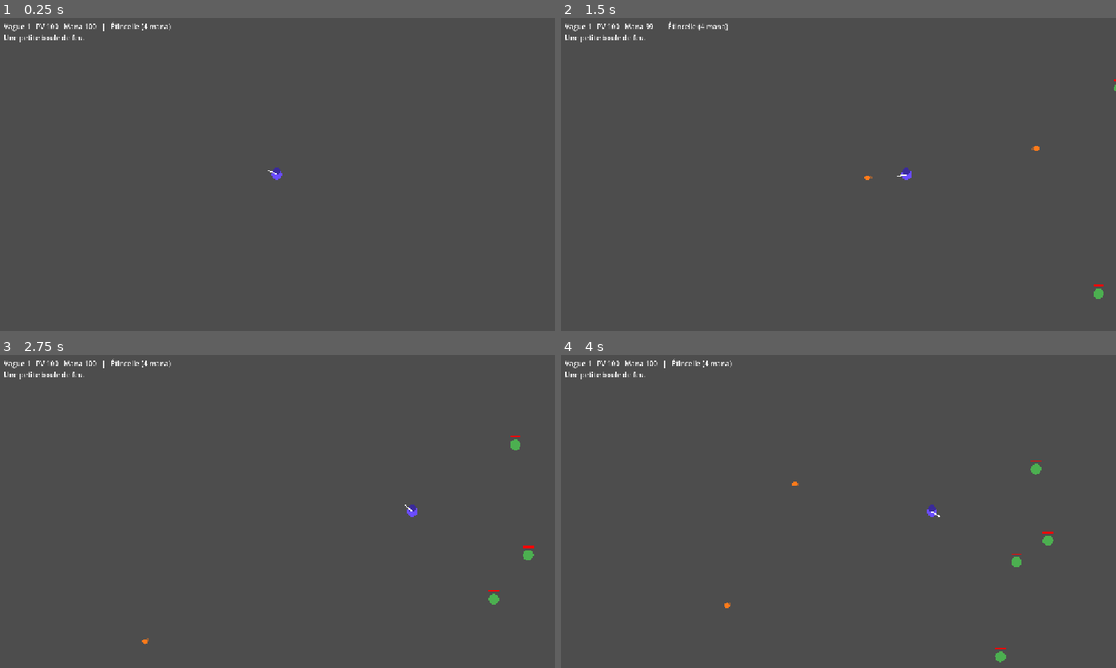
Above: before the commit, frames 1-4 (two rows, left to right).
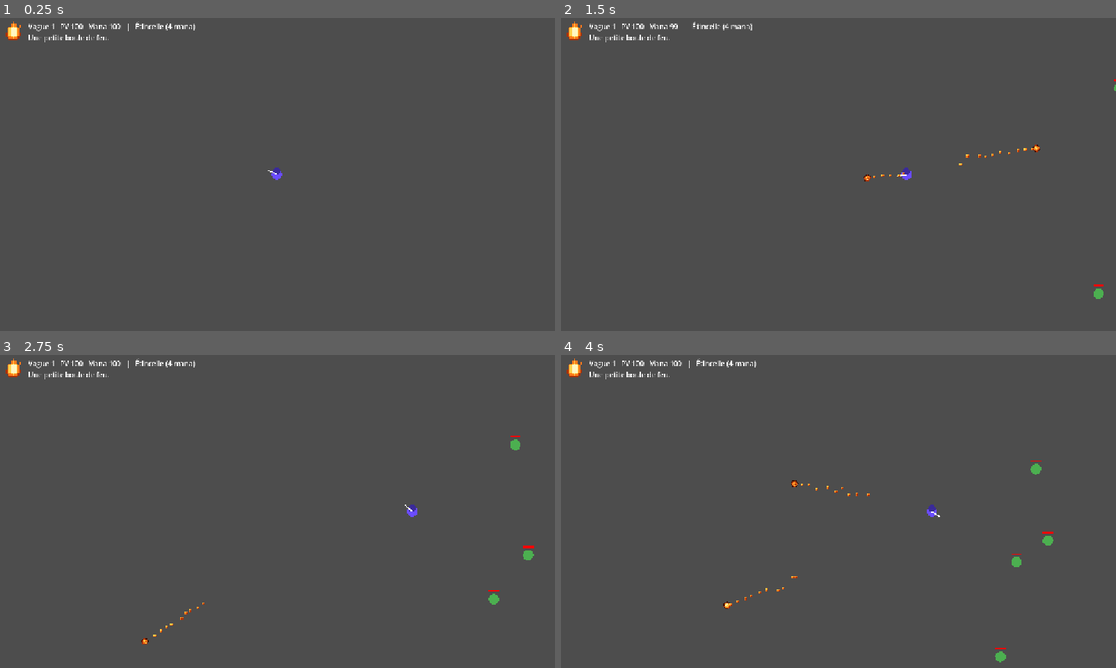
Above: after the commit, the same moments.

Repository: LeandreBl/octo-magic
Game: Godot game, scene res://game/main.tscn
Two runs of this game, one before a commit and one after it. Both use one fixed random seed, a clock stepped at 60 frames per second and the inputs below.
Inputs (mouse positions are in pixels of both pictures, inside the frame that each line leads up to):
- Up to frame 1 (0.25 s): no input
- Up to frame 2 (1.5 s): tap Enter at 0.5 s; move the mouse to (960, 158) at 0.52 s; hold Right (ui_right) 0.53-1.25 s; click (960, 158) at 0.67 s; drag from (727, 190) to (810, 237) at 1.27 s
- Up to frame 3 (2.75 s): move the mouse to (333, 442) at 2.02 s; hold Right (ui_right) from 2.03 s (still down)
- Up to frame 4 (4 s): release Right (ui_right) at 2.75 s; drag from (810, 574) to (672, 464) at 2.77 s; move the mouse to (1005, 558) at 3.52 s; hold Left (ui_left) from 3.53 s (still down)

The runs differ from the first frame. In frame 1, 0.6% of the frame differs, in the area x 0-36%, y 1-8%; in frame 2, 0.7%; in frame 3, 0.6%; in frame 4, 0.7%, in the area x 0-56%, y 1-82%.

Commit message:
Generate pixel art per spell: palette, animated sprites, particles, icon
Art is pixel grids inside the spell JSON, written by the forge with the
rest of the spell, sanitized and turned into nearest-filtered textures.
The base spell now comes from spell/examples.json.

Co-Authored-By: Claude Opus 5.5 <noreply@anthropic.com>

Diff:
--- a/game/main.gd
+++ b/game/main.gd
@@ -10,6 +10,7 @@
 var player: Node2D
 var wave := 0
 var hud: Label
+var hud_icon: TextureRect
 var scroll_panel: PanelContainer
 var word_edit: LineEdit
 var scroll_status: Label
@@ -31,7 +32,7 @@
 	var f := FileAccess.open(SAVE_PATH, FileAccess.READ)
 	if f:
 		return Spell.sanitize(JSON.parse_string(f.get_as_text()))
-	return Spell.sanitize(Spell.BASE)
+	return Spell.base()
 
 
 func _save_spell(s: Dictionary) -> void:
@@ -40,6 +41,7 @@
 
 func _process(_delta: float) -> void:
 	var s: Dictionary = player.spell
+	hud_icon.texture = SpellArt.texture(s.icon, s.palette)
 	hud.text = "Vague %d   PV %d   Mana %d   |   %s (%d mana)%s\n%s" % [
 		wave, player.hp, player.mana, s.name, player.mana_cost,
 		"  [" + " + ".join(s.words) + "]" if not s.words.is_empty() else "",
@@ -76,8 +78,13 @@
 	var layer := CanvasLayer.new()
 	layer.process_mode = Node.PROCESS_MODE_ALWAYS
 	add_child(layer)
+	hud_icon = TextureRect.new()
+	hud_icon.position = Vector2(12, 8)
+	hud_icon.stretch_mode = TextureRect.STRETCH_SCALE
+	hud_icon.size = Vector2(48, 48)
+	layer.add_child(hud_icon)
 	hud = Label.new()
-	hud.position = Vector2(12, 8)
+	hud.position = Vector2(68, 8)
 	layer.add_child(hud)
 
 	scroll_panel = PanelContainer.new()
--- a/game/player.gd
+++ b/game/player.gd
@@ -87,7 +87,7 @@
 	if fire and cooldown <= 0.0 and mana >= mana_cost:
 		mana -= mana_cost
 		cooldown = spell.cooldown
-		SpellBody.cast(spell.emit, global_position + aim * radius, aim, self, Color.html(spell.color), get_parent())
+		SpellBody.cast(spell.emit, global_position + aim * radius, aim, self, spell, get_parent())
 	queue_redraw()
 
 
--- a/spell/examples.json
+++ b/spell/examples.json
@@ -1,79 +1,525 @@
 [
-  {
-    "name": "Étincelle", "description": "Une petite boule de feu.", "element": "fire", "color": "#ff7a1a",
-    "cooldown": 0.35, "words": [],
-    "emit": {"pattern": "aim", "count": 1, "spread": 0, "burst_delay": 0,
-      "body": {"shape": "bolt", "speed": 520, "size": 6, "lifetime": 1.2, "pierce": 0, "bounce": 0, "motion": [],
-        "on_hit": [{"type": "damage", "amount": 10, "radius": 0}], "on_expire": [], "tick_interval": 0.5, "on_tick": []}}
+ {
+  "name": "Étincelle",
+  "description": "Une petite boule de feu.",
+  "element": "fire",
+  "color": "#ff7a1a",
+  "cooldown": 0.35,
+  "words": [],
+  "emit": {
+   "pattern": "aim",
+   "count": 1,
+   "spread": 0,
+   "burst_delay": 0,
+   "body": {
+    "shape": "bolt",
+    "speed": 520,
+    "size": 6,
+    "lifetime": 1.2,
+    "pierce": 0,
+    "bounce": 0,
+    "motion": [],
+    "on_hit": [
+     {
+      "type": "damage",
+      "amount": 10,
+      "radius": 0
+     }
+    ],
+    "on_expire": [],
+    "tick_interval": 0.5,
+    "on_tick": [],
+    "sprite": [
+     [
+      "..0110..",
+      ".012210.",
+      "01233210",
+      "12344321",
+      "12344321",
+      "01233210",
+      ".012210.",
+      "..0110.."
+     ],
+     [
+      "..0110..",
+      ".012210.",
+      "01234210",
+      "12343321",
+      "12334321",
+      "01243210",
+      ".012210.",
+      "..0110.."
+     ]
+    ],
+    "particle": [
+     "32",
+     "21"
+    ]
+   }
   },
-  {
-    "name": "Étincelle orageuse", "description": "L'étincelle saute d'ennemi en ennemi et les paralyse.", "element": "lightning", "color": "#ffe14d",
-    "cooldown": 0.45, "words": ["tempête"],
-    "emit": {"pattern": "aim", "count": 1, "spread": 0, "burst_delay": 0,
-      "body": {"shape": "bolt", "speed": 900, "size": 5, "lifetime": 1.5, "pierce": 0, "bounce": 4, "motion": [],
-        "on_hit": [{"type": "damage", "amount": 8, "radius": 0}, {"type": "status", "status": "stun", "power": 1, "duration": 0.4, "radius": 0}],
-        "on_expire": [], "tick_interval": 0.5, "on_tick": []}}
+  "palette": [
+   "#3b1203",
+   "#a8320a",
+   "#ff7a1a",
+   "#ffd24a",
+   "#fff6c2"
+  ],
+  "icon": [
+   ".....2......",
+   "....232.....",
+   "....232..2..",
+   "...23432.2..",
+   "..2344432...",
+   "..2344432...",
+   ".123444321..",
+   ".123444321..",
+   ".12234321...",
+   "..1223221...",
+   "...11111....",
+   "............"
+  ]
+ },
+ {
+  "name": "Étincelle orageuse",
+  "description": "L'étincelle saute d'ennemi en ennemi et les paralyse.",
+  "element": "lightning",
+  "color": "#ffe14d",
+  "cooldown": 0.45,
+  "words": [
+   "tempête"
+  ],
+  "emit": {
+   "pattern": "aim",
+   "count": 1,
+   "spread": 0,
+   "burst_delay": 0,
+   "body": {
+    "shape": "bolt",
+    "speed": 900,
+    "size": 5,
+    "lifetime": 1.5,
+    "pierce": 0,
+    "bounce": 4,
+    "motion": [],
+    "on_hit": [
+     {
+      "type": "damage",
+      "amount": 8,
+      "radius": 0
+     },
+     {
+      "type": "status",
+      "status": "stun",
+      "power": 1,
+      "duration": 0.4,
+      "radius": 0
+     }
+    ],
+    "on_expire": [],
+    "tick_interval": 0.5,
+    "on_tick": [],
+    "sprite": [
+     [
+      "..2.....",
+      ".232.2..",
+      "23332332",
+      ".2..232."
+     ],
+     [
+      ".....2..",
+      "..2.232.",
+      "23323332",
+      ".232..2."
+     ]
+    ],
+    "particle": [
+     "3"
+    ]
+   }
   },
-  {
-    "name": "Étincelle vampire", "description": "Une boule rouge qui traque sa proie et rend la vie volée.", "element": "arcane", "color": "#c2185b",
-    "cooldown": 0.4, "words": ["vampire"],
-    "emit": {"pattern": "aim", "count": 1, "spread": 0, "burst_delay": 0,
-      "body": {"shape": "bolt", "speed": 420, "size": 7, "lifetime": 2.0, "pierce": 0, "bounce": 0, "motion": [{"type": "homing", "strength": 1.5}],
-        "on_hit": [{"type": "damage", "amount": 9, "radius": 0}, {"type": "heal", "amount": 2}], "on_expire": [], "tick_interval": 0.5, "on_tick": []}}
-  },
-  {
-    "name": "Feu d'artifice", "description": "La boule explose en une gerbe d'étincelles.", "element": "fire", "color": "#ff4081",
-    "cooldown": 0.8, "words": ["fête"],
-    "emit": {"pattern": "aim", "count": 1, "spread": 0, "burst_delay": 0,
-      "body": {"shape": "bolt", "speed": 380, "size": 8, "lifetime": 0.6, "pierce": 0, "bounce": 0, "motion": [],
-        "on_hit": [{"type": "damage", "amount": 6, "radius": 0}],
-        "on_expire": [{"type": "cast", "emit": {"pattern": "radial", "count": 8, "spread": 0, "burst_delay": 0,
-          "body": {"shape": "bolt", "speed": 300, "size": 4, "lifetime": 0.5, "pierce": 0, "bounce": 0, "motion": [],
-            "on_hit": [], "on_expire": [{"type": "damage", "amount": 5, "radius": 30}], "tick_interval": 0.5, "on_tick": []}}}],
-        "tick_interval": 0.5, "on_tick": []}}
-  },
-  {
-    "name": "Blizzard", "description": "Un éclat de glace qui laisse une tempête de neige gelante.", "element": "ice", "color": "#80d8ff",
-    "cooldown": 1.5, "words": ["hiver"],
-    "emit": {"pattern": "nearest", "count": 1, "spread": 0, "burst_delay": 0,
-      "body": {"shape": "bolt", "speed": 600, "size": 6, "lifetime": 0.4, "pierce": 0, "bounce": 0, "motion": [],
-        "on_hit": [], "on_expire": [{"type": "cast", "emit": {"pattern": "aim", "count": 1, "spread": 0, "burst_delay": 0,
-          "body": {"shape": "zone", "speed": 0, "size": 90, "lifetime": 3, "pierce": 0, "bounce": 0, "motion": [],
-            "on_hit": [], "on_expire": [], "tick_interval": 0.5,
-            "on_tick": [{"type": "damage", "amount": 3, "radius": 0}, {"type": "status", "status": "slow", "power": 2, "duration": 0.6, "radius": 0}]}}}],
-        "tick_interval": 0.5, "on_tick": []}}
-  },
-  {
-    "name": "Couronne de flammes", "description": "Trois flammes tournent autour du mage.", "element": "fire", "color": "#ff9100",
-    "cooldown": 3, "words": ["couronne"],
-    "emit": {"pattern": "radial", "count": 3, "spread": 0, "burst_delay": 0,
-      "body": {"shape": "bolt", "speed": 110, "size": 9, "lifetime": 4, "pierce": 20, "bounce": 0, "motion": [{"type": "orbit", "strength": 1}],
-        "on_hit": [{"type": "damage", "amount": 6, "radius": 0}, {"type": "status", "status": "burn", "power": 3, "duration": 2, "radius": 0}],
-        "on_expire": [], "tick_interval": 0.5, "on_tick": []}}
-  },
-  {
-    "name": "Trou noir", "description": "Une sphère lente qui aspire les ennemis puis implose.", "element": "arcane", "color": "#7c4dff",
-    "cooldown": 4, "words": ["vide"],
-    "emit": {"pattern": "aim", "count": 1, "spread": 0, "burst_delay": 0,
-      "body": {"shape": "bolt", "speed": 90, "size": 14, "lifetime": 2.5, "pierce": 20, "bounce": 0, "motion": [],
-        "on_hit": [{"type": "damage", "amount": 2, "radius": 0}],
-        "on_expire": [{"type": "damage", "amount": 40, "radius": 90}], "tick_interval": 0.2,
-        "on_tick": [{"type": "knockback", "force": -250, "radius": 160}]}}
-  },
-  {
-    "name": "Rafale serpentine", "description": "Une salve de traits qui ondulent et reviennent comme des boomerangs.", "element": "poison", "color": "#76ff03",
-    "cooldown": 0.9, "words": ["serpent", "retour"],
-    "emit": {"pattern": "aim", "count": 3, "spread": 30, "burst_delay": 0.08,
-      "body": {"shape": "bolt", "speed": 450, "size": 5, "lifetime": 1.6, "pierce": 2, "bounce": 0,
-        "motion": [{"type": "wave", "strength": 1.5}, {"type": "boomerang", "strength": 1}],
-        "on_hit": [{"type": "damage", "amount": 4, "radius": 0}, {"type": "status", "status": "poison", "power": 4, "duration": 3, "radius": 0}],
-        "on_expire": [], "tick_interval": 0.5, "on_tick": []}}
-  },
-  {
-    "name": "Comète", "description": "Un projectile qui accélère et repousse tout sur son passage.", "element": "physical", "color": "#bdbdbd",
-    "cooldown": 0.7, "words": ["comète"],
-    "emit": {"pattern": "aim", "count": 1, "spread": 0, "burst_delay": 0,
-      "body": {"shape": "bolt", "speed": 150, "size": 10, "lifetime": 1.5, "pierce": 5, "bounce": 0, "motion": [{"type": "accelerate", "strength": 3}],
-        "on_hit": [{"type": "damage", "amount": 12, "radius": 0}, {"type": "knockback", "force": 500, "radius": 0}], "on_expire": [], "tick_interval": 0.5, "on_tick": []}}
-  }
+  "palette": [
+   "#2a2a60",
+   "#4d7cff",
+   "#ffe14d",
+   "#ffffff"
+  ],
+  "icon": [
+   "......22....",
+   ".....232....",
+   "....232.....",
+   "...2332.....",
+   "..2333222...",
+   "...2223332..",
+   ".....2332...",
+   "....232.....",
+   "...232......",
+   "..22........",
+   "............",
+   "............"
+  ]
+ },
+ {
+  "name": "Étincelle vampire",
+  "description": "Une boule rouge qui traque sa proie et rend la vie volée.",
+  "element": "arcane",
+  "color": "#c2185b",
+  "cooldown": 0.4,
+  "words": [
+   "vampire"
+  ],
+  "emit": {
+   "pattern": "aim",
+   "count": 1,
+   "spread": 0,
+   "burst_delay": 0,
+   "body": {
+    "shape": "bolt",
+    "speed": 420,
+    "size": 7,
+    "lifetime": 2.0,
+    "pierce": 0,
+    "bounce": 0,
+    "motion": [
+     {
+      "type": "homing",
+      "strength": 1.5
+     }
+    ],
+    "on_hit": [
+     {
+      "type": "damage",
+      "amount": 9,
+      "radius": 0
+     },
+     {
+      "type": "heal",
+      "amount": 2
+     }
+    ],
+    "on_expire": [],
+    "tick_interval": 0.5,
+    "on_tick": []
+   }
+  }
+ },
+ {
+  "name": "Feu d'artifice",
+  "description": "La boule explose en une gerbe d'étincelles.",
+  "element": "fire",
+  "color": "#ff4081",
+  "cooldown": 0.8,
+  "words": [
+   "fête"
+  ],
+  "emit": {
+   "pattern": "aim",
+   "count": 1,
+   "spread": 0,
+   "burst_delay": 0,
+   "body": {
+    "shape": "bolt",
+    "speed": 380,
+    "size": 8,
+    "lifetime": 0.6,
+    "pierce": 0,
+    "bounce": 0,
+    "motion": [],
+    "on_hit": [
+     {
+      "type": "damage",
+      "amount": 6,
+      "radius": 0
+     }
+    ],
+    "on_expire": [
+     {
+      "type": "cast",
+      "emit": {
+       "pattern": "radial",
+       "count": 8,
+       "spread": 0,
+       "burst_delay": 0,
+       "body": {
+        "shape": "bolt",
+        "speed": 300,
+        "size": 4,
+        "lifetime": 0.5,
+        "pierce": 0,
+        "bounce": 0,
+        "motion": [],
+        "on_hit": [],
+        "on_expire": [
+         {
+          "type": "damage",
+          "amount": 5,
+          "radius": 30
+         }
+        ],
+        "tick_interval": 0.5,
+        "on_tick": []
+       }
+      }
+     }
+    ],
+    "tick_interval": 0.5,
+    "on_tick": []
+   }
+  }
+ },
+ {
+  "name": "Blizzard",
+  "description": "Un éclat de glace qui laisse une tempête de neige gelante.",
+  "element": "ice",
+  "color": "#80d8ff",
+  "cooldown": 1.5,
+  "words": [
+   "hiver"
+  ],
+  "emit": {
+   "pattern": "nearest",
+   "count": 1,
+   "spread": 0,
+   "burst_delay": 0,
+   "body": {
+    "shape": "bolt",
+    "speed": 600,
+    "size": 6,
+    "lifetime": 0.4,
+    "pierce": 0,
+    "bounce": 0,
+    "motion": [],
+    "on_hit": [],
+    "on_expire": [
+     {
+      "type": "cast",
+      "emit": {
+       "pattern": "aim",
+       "count": 1,
+       "spread": 0,
+       "burst_delay": 0,
+       "body": {
+        "shape": "zone",
+        "speed": 0,
+        "size": 90,
+        "lifetime": 3,
+        "pierce": 0,
+        "bounce": 0,
+        "motion": [],
+        "on_hit": [],
+        "on_expire": [],
+        "tick_interval": 0.5,
+        "on_tick": [
+         {
+          "type": "damage",
+          "amount": 3,
+          "radius": 0
+         },
+         {
+          "type": "status",
+          "status": "slow",
+          "power": 2,
+          "duration": 0.6,
+          "radius": 0
+         }
+        ]
+       }
+      }
+     }
+    ],
+    "tick_interval": 0.5,
+    "on_tick": []
+   }
+  }
+ },
+ {
+  "name": "Couronne de flammes",
+  "description": "Trois flammes tournent autour du mage.",
+  "element": "fire",
+  "color": "#ff9100",
+  "cooldown": 3,
+  "words": [
+   "couronne"
+  ],
+  "emit": {
+   "pattern": "radial",
+   "count": 3,
+   "spread": 0,
+   "burst_delay": 0,
+   "body": {
+    "shape": "bolt",
+    "speed": 110,
+    "size": 9,
+    "lifetime": 4,
+    "pierce": 20,
+    "bounce": 0,
+    "motion": [
+     {
+      "type": "orbit",
+      "strength": 1
+     }
+    ],
+    "on_hit": [
+     {
+      "type": "damage",
+      "amount": 6,
+      "radius": 0
+     },
+     {
+      "type": "status",
+      "status": "burn",
+      "power": 3,
+      "duration": 2,
+      "radius": 0
+     }
+    ],
+    "on_expire": [],
+    "tick_interval": 0.5,
+    "on_tick": []
+   }
+  }
+ },
+ {
+  "name": "Trou noir",
+  "description": "Une sphère lente qui aspire les ennemis puis implose.",
+  "element": "arcane",
+  "color": "#7c4dff",
+  "cooldown": 4,
+  "words": [
+   "vide"
+  ],
+  "emit": {
+   "pattern": "aim",
+   "count": 1,
+   "spread": 0,
+   "burst_delay": 0,
+   "body": {
+    "shape": "bolt",
+    "speed": 90,
+    "size": 14,
+    "lifetime": 2.5,
+    "pierce": 20,
+    "bounce": 0,
+    "motion": [],
+    "on_hit": [
+     {
+      "type": "damage",
+      "amount": 2,
+      "radius": 0
+     }
+    ],
+    "on_expire": [
+     {
+      "type": "damage",
+      "amount": 40,
+      "radius": 90
+     }
+    ],
+    "tick_interval": 0.2,
+    "on_tick": [
+     {
+      "type": "knockback",
+      "force": -250,
+      "radius": 160
+     }
+    ]
+   }
+  }
+ },
+ {
+  "name": "Rafale serpentine",
+  "description": "Une salve de traits qui ondulent et reviennent comme des boomerangs.",
+  "element": "poison",
+  "color": "#76ff03",
+  "cooldown": 0.9,
+  "words": [
+   "serpent",
+   "retour"
+  ],
+  "emit": {
+   "pattern": "aim",
+   "count": 3,
+   "spread": 30,
+   "burst_delay": 0.08,
+   "body": {
+    "shape": "bolt",
+    "speed": 450,
+    "size": 5,
+    "lifetime": 1.6,
+    "pierce": 2,
+    "bounce": 0,
+    "motion": [
+     {
+      "type": "wave",
+      "strength": 1.5
+     },
+     {
+      "type": "boomerang",
+      "strength": 1
+     }
+    ],
+    "on_hit": [
+     {
+      "type": "damage",
+      "amount": 4,
+      "radius": 0
+     },
+     {
+      "type": "status",
+      "status": "poison",
+      "power": 4,
+      "duration": 3,
+      "radius": 0
+     }
+    ],
+    "on_expire": [],
+    "tick_interval": 0.5,
+    "on_tick": []
+   }
+  }
+ },
+ {
+  "name": "Comète",
+  "description": "Un projectile qui accélère et repousse tout sur son passage.",
+  "element": "physical",
+  "color": "#bdbdbd",
+  "cooldown": 0.7,
+  "words": [
+   "comète"
+  ],
+  "emit": {
+   "pattern": "aim",
+   "count": 1,
+   "spread": 0,
+   "burst_delay": 0,
+   "body": {
+    "shape": "bolt",
+    "speed": 150,
+    "size": 10,
+    "lifetime": 1.5,
+    "pierce": 5,
+    "bounce": 0,
+    "motion": [
+     {
+      "type": "accelerate",
+      "strength": 3
+     }
+    ],
+    "on_hit": [
+     {
+      "type": "damage",
+      "amount": 12,
+      "radius": 0
+     },
+     {
+      "type": "knockback",
+      "force": 500,
+      "radius": 0
+     }
+    ],
+    "on_expire": [],
+    "tick_interval": 0.5,
+    "on_tick": []
+   }
+  }
+ }
 ]
--- a/spell/spell.gd
+++ b/spell/spell.gd
@@ -12,24 +12,11 @@
 const MOTIONS := ["homing", "wave", "accelerate", "boomerang", "orbit"]
 const STATUSES := ["burn", "poison", "slow", "freeze", "stun"]
 const EFFECTS := ["damage", "status", "knockback", "heal", "cast"]
+const PIXELS := ".01234567"  # sprite grid chars: transparent, palette index
 
-const BASE := {
-	"name": "Étincelle",
-	"description": "Une petite boule de feu.",
-	"element": "fire",
-	"color": "#ff7a1a",
-	"cooldown": 0.35,
-	"words": [],
-	"emit": {
-		"pattern": "aim", "count": 1, "spread": 0.0, "burst_delay": 0.0,
-		"body": {
-			"shape": "bolt", "speed": 520.0, "size": 6.0, "lifetime": 1.2,
-			"pierce": 0, "bounce": 0, "motion": [],
-			"on_hit": [{"type": "damage", "amount": 10.0, "radius": 0.0}],
-			"on_expire": [], "tick_interval": 0.5, "on_tick": [],
-		},
-	},
-}
+## The starting spell is the first example (spell/examples.json).
+static func base() -> Dictionary:
+	return sanitize(JSON.parse_string(FileAccess.get_file_as_string("res://spell/examples.json"))[0])
 
 
 # --- sanitize: never trust spell data (AI output, save files) ---------------
@@ -46,6 +33,8 @@
 		"color": _color(s.get("color")),
 		"cooldown": _num(s.get("cooldown"), 0.5, 0.08, 5.0),
 		"words": words.slice(0, 20),
+		"palette": _palette(s.get("palette")),
+		"icon": _grid(s.get("icon"), 24),
 		"emit": _emit(s.get("emit"), 0),
 	}
 
@@ -82,6 +71,8 @@
 		"on_expire": _effects(b.get("on_expire"), depth),
 		"tick_interval": _num(b.get("tick_interval"), 0.5, 0.1, 5.0),
 		"on_tick": _effects(b.get("on_tick"), depth),
+		"sprite": _frames(b.get("sprite")),
+		"particle": _grid(b.get("particle"), 8),
 	}
 
 
@@ -106,6 +97,36 @@
 				if depth < MAX_DEPTH:
 					out.append({"type": "cast", "emit": _emit(f.get("emit"), depth + 1)})
 	return out
+
+
+static func _palette(v: Variant) -> Array:
+	var out: Array = []
+	for c in _arr(v).slice(0, 8):
+		out.append(_color(c))
+	return out
+
+
+static func _frames(v: Variant) -> Array:
+	var out: Array = []
+	for f in _arr(v).slice(0, 4):
+		var g := _grid(f, 16)
+		if not g.is_empty():
+			out.append(g)
+	return out
+
+
+## A pixel grid: rows of PIXELS chars, at most size x size. Bad chars become
+## transparent; an all-transparent grid is dropped (the engine draws a default).
+static func _grid(v: Variant, size: int) -> Array:
+	var rows: Array = []
+	var visible := false
+	for r in _arr(v).slice(0, size):
+		var row := ""
+		for ch in str(r).substr(0, size):
+			row += ch if ch in PIXELS else "."
+		visible = visible or row.replace(".", "") != ""
+		rows.append(row)
+	return rows if visible else []
 
 
 static func _arr(v: Variant) -> Array:
--- /dev/null
+++ b/spell/spell_art.gd
@@ -0,0 +1,33 @@
+class_name SpellArt
+## Turns the pixel grids of a spell (sprite frames, particle, icon) into
+## textures. Pixels stay sharp: the project filters textures with "nearest".
+
+const PIXEL := 3  # on-screen size of one art pixel, at 1280x720
+
+static var _cache := {}
+
+
+static func texture(grid: Array, palette: Array) -> Texture2D:
+	if grid.is_empty():
+		return null
+	var key := str(grid) + str(palette)
+	if _cache.has(key):
+		return _cache[key]
+	var w := 0
+	for row in grid:
+		w = maxi(w, row.length())
+	var img := Image.create_empty(w, grid.size(), false, Image.FORMAT_RGBA8)
+	for y in grid.size():
+		var row: String = grid[y]
+		for x in row.length():
+			var i := Spell.PIXELS.find(row[x]) - 1
+			if i >= 0 and i < palette.size():
+				img.set_pixel(x, y, Color.html(palette[i]))
+	var tex := ImageTexture.create_from_image(img)
+	_cache[key] = tex
+	return tex
+
+
+## Integer scale so the art covers about `diameter` screen pixels.
+static func scale_for(tex: Texture2D, diameter: float) -> int:
+	return maxi(1, roundi(diameter / maxf(tex.get_width(), tex.get_height())))
--- a/spell/spell_body.gd
+++ b/spell/spell_body.gd
@@ -7,7 +7,10 @@
 
 var body: Dictionary
 var caster: Node2D
+var spell: Dictionary  # the whole spell: color and palette for the art
 var color: Color
+var frames: Array[Texture2D] = []
+var art_scale := 1
 var dir := Vector2.RIGHT
 var speed := 0.0
 var age := 0.0
@@ -20,7 +23,7 @@
 
 
 ## Emit an "emit" dict from pos toward dir. Bursts are spread over time.
-static func cast(emit: Dictionary, pos: Vector2, aim: Vector2, owner_node: Node2D, col: Color, world: Node) -> void:
+static func cast(emit: Dictionary, pos: Vector2, aim: Vector2, owner_node: Node2D, spell: Dictionary, world: Node) -> void:
 	var dirs := _directions(emit, pos, aim, world)
 	for i in dirs.size():
 		if i > 0 and emit.burst_delay > 0.0:
@@ -30,7 +33,7 @@
 		var b := SpellBody.new()
 		b.body = emit.body
 		b.caster = owner_node
-		b.color = col
+		b.spell = spell
 		b.dir = dirs[i]
 		b.position = pos
 		world.add_child(b)
@@ -75,6 +78,25 @@
 	pierce_left = body.pierce
 	bounce_left = body.bounce
 	origin = position
+	color = Color.html(spell.color)
+	for f in body.sprite:
+		frames.append(SpellArt.texture(f, spell.palette))
+	if not frames.is_empty():
+		art_scale = SpellArt.scale_for(frames[0], body.size * 2.0)
+	var dot := SpellArt.texture(body.particle, spell.palette)
+	if dot:
+		var p := CPUParticles2D.new()
+		p.texture = dot
+		p.amount = 10
+		p.lifetime = 0.35
+		p.local_coords = false
+		p.gravity = Vector2.ZERO
+		p.spread = 180.0
+		p.initial_velocity_min = 10.0
+		p.initial_velocity_max = 40.0
+		p.scale_amount_min = SpellArt.PIXEL
+		p.scale_amount_max = SpellArt.PIXEL
+		add_child(p)
 
 
 func _physics_process(delta: float) -> void:
@@ -155,7 +177,7 @@
 				if is_instance_valid(caster):
 					caster.heal(f.amount)
 			"cast":
-				SpellBody.cast(f.emit, pos, dir, caster, color, get_parent())
+				SpellBody.cast(f.emit, pos, dir, caster, spell, get_parent())
 			_:
 				for e in _targets(f.get("radius", 0.0), pos, target):
 					match f.type:
@@ -178,7 +200,12 @@
 
 
 func _draw() -> void:
-	if body.shape == "zone":
+	if not frames.is_empty():
+		var tex: Texture2D = frames[int(age * 8.0) % frames.size()]
+		var rot := dir.angle() if body.shape == "bolt" else 0.0
+		draw_set_transform(Vector2.ZERO, rot, Vector2.ONE * art_scale)
+		draw_texture(tex, -tex.get_size() / 2.0)
+	elif body.shape == "zone":
 		draw_circle(Vector2.ZERO, body.size, Color(color, 0.25))
 		draw_arc(Vector2.ZERO, body.size, 0, TAU, 32, color, 2.0)
 	else:
--- a/tests/test_spell.gd
+++ b/tests/test_spell.gd
@@ -27,6 +27,17 @@
 	check(Spell.sanitize(null).emit.body.shape == "bolt", "null -> default spell")
 	check(Spell.sanitize(s) == s, "sanitize is idempotent")
 
+	# Pixel art: grids are clipped, bad chars become transparent.
+	var art := Spell.sanitize({"palette": ["#ff0000", "nope", 3], "icon": ["0x9", "", "1"],
+		"emit": {"body": {"sprite": [["0" .repeat(40)], ["..."], 7], "particle": ["0"]}}})
+	check(art.palette == ["#ff0000", "#ffffff", "#ffffff"], "palette sanitized")
+	check(art.icon == ["0..", "", "1"], "grid chars sanitized")
+	check(art.emit.body.sprite.size() == 1 and art.emit.body.sprite[0][0].length() == 16, "frames clipped, empty dropped")
+	var tex := SpellArt.texture(art.icon, art.palette)
+	check(tex.get_size() == Vector2(3, 3), "texture size from grid")
+	check(tex.get_image().get_pixel(0, 0) == Color.RED and tex.get_image().get_pixel(1, 0).a == 0.0, "texture pixels")
+	check(Spell.base().icon.size() > 0 and Spell.base().emit.body.sprite.size() == 2, "base spell has art")
+
 	# Recursion is depth-limited.
 	var nested := {"type": "cast", "emit": {"body": {"on_expire": []}}}
 	for i in 10:
@@ -40,7 +51,7 @@
 	check(depth == Spell.MAX_DEPTH, "cast depth limited to MAX_DEPTH (got %d)" % depth)
 
 	# Stronger spells cost more mana.
-	var base := Spell.sanitize(Spell.BASE)
+	var base := Spell.base()
 	var big := base.duplicate(true)
 	big.emit.count = 5
 	check(Spell.mana_cost(big) > Spell.mana_cost(base), "more projectiles cost more mana")
@@ -77,7 +88,7 @@
 			hp_before += e.hp
 		for frame in 180:
 			if frame % 20 == 0:
-				SpellBody.cast(spell.emit, p.position, Vector2.RIGHT, p, Color.html(spell.color), world)
+				SpellBody.cast(spell.emit, p.position, Vector2.RIGHT, p, spell, world)
 			await physics_frame
 		var hp_after := 0.0
 		for e in get_nodes_in_group("enemies"):
Not shown, changed: export_presets.cfg
Not shown, added: spell/spell_art.gd.uid
Not shown, changed: docs/spells.md
